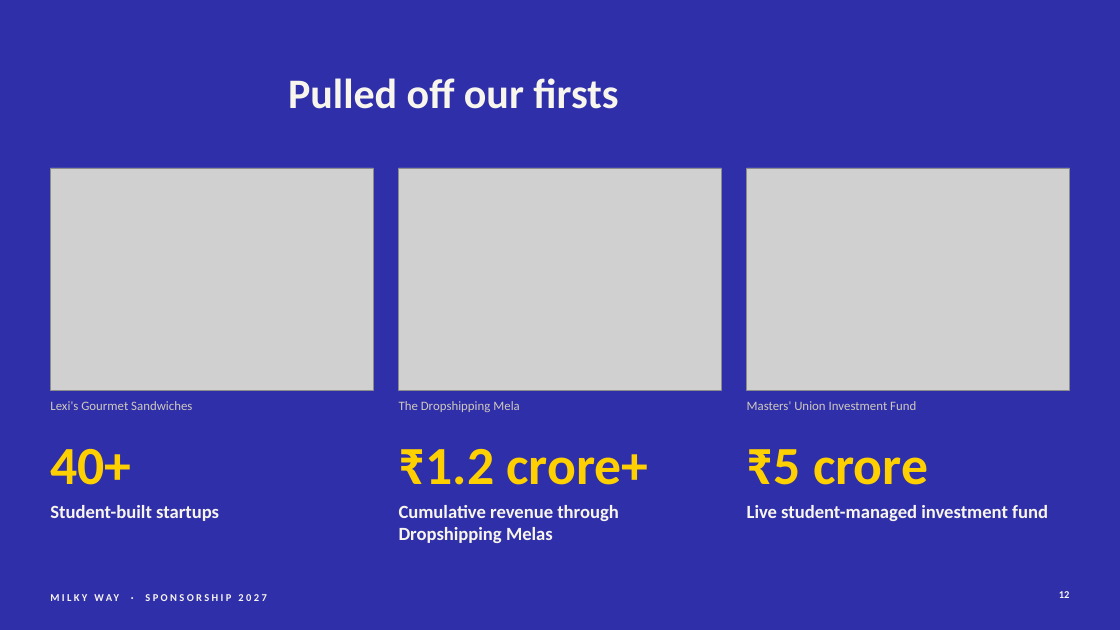
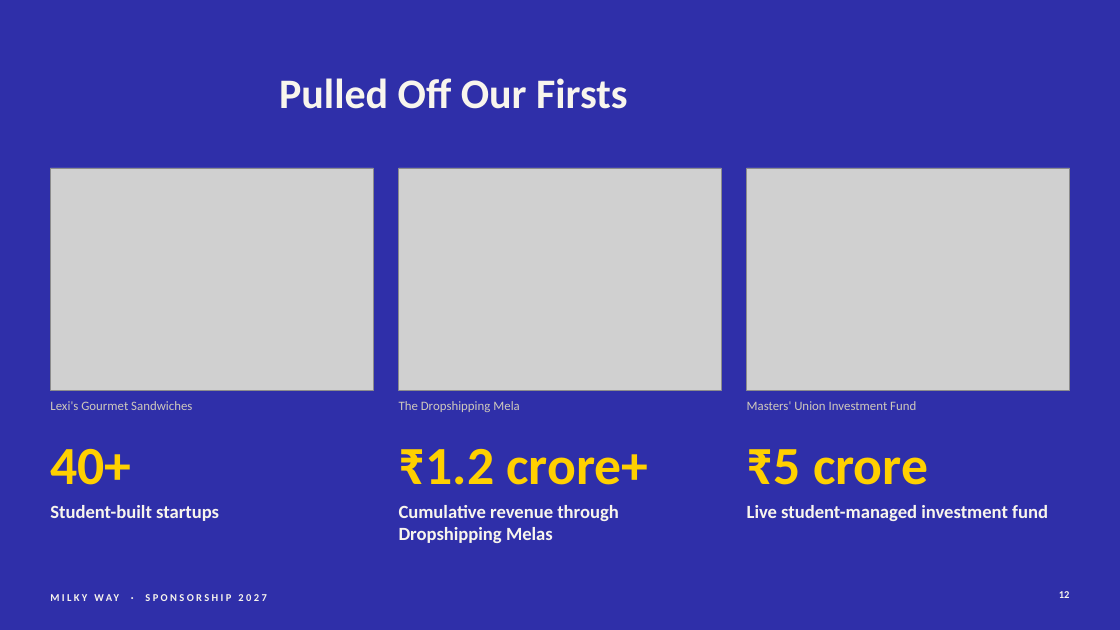
Before and after one commit to adityamittal2103/milkywayspons, a slide deck: slide 12 of deck/Milky-Way-Sponsorship-2027.pptx. Drawn at 1120x630 pixels with LibreOffice and Linux fonts; fonts in the diff are those of the drawing; grey boxes stand for pictures. Boxes give left, top, right and bottom in pixels: in the first picture for what was removed or moved away, otherwise in the second. Text is boxed around its words. In the diff, an @@ line names an element or a change of style, - is before the commit and + after.

```diff
--- a/deck/Milky-Way-Sponsorship-2027.pptx
+++ b/deck/Milky-Way-Sponsorship-2027.pptx
@@ title at (279,78,627,109): text changed @@
-Pulled off our firsts
+Pulled Off Our Firsts
```
Also in this commit, not shown: 14 other slides changed, 1 slide added, 2 slides removed, 30 other files.
